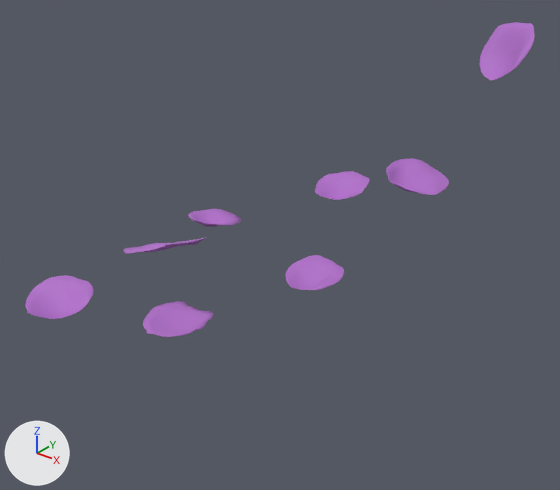
A saved change to the glTF model public/assets/petal.glb.
Rendered twice from a 50 mm camera at (12.81, -11.92, 10.92) aimed at (0.88, 2.99, 1.67). The lights are fixed; the arrows at lower left show +X, +Y and +Z. The picture after the commit comes second. Where no turn or scale is listed for an object, it has been applied to the vertices.

The first picture shows 'petal1', 'petal2', 'petal3', 'petal4', 'petal5', 'petal6', 'petal7', 'petal8'.
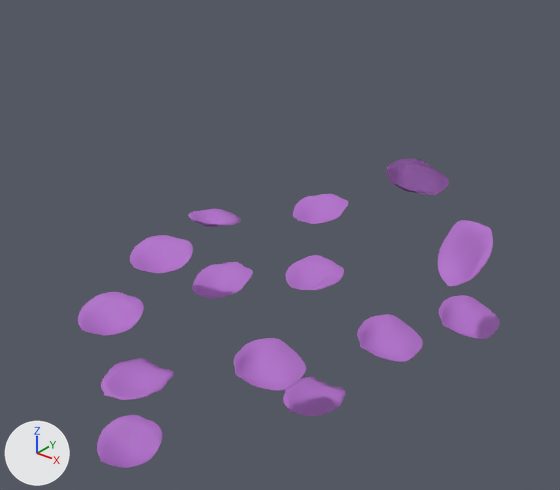
Where the change shows, as pixel boxes (x1, y1, x2, y2) in the pictures (560 x 490 px):
'petal8', moved: before (480, 22, 535, 80); after (438, 220, 493, 286)
'petal6', moved: before (25, 275, 93, 319); after (78, 292, 144, 335)
'petal1', moved: before (143, 301, 213, 337); after (101, 358, 174, 400)
'petal4', moved: before (386, 159, 449, 195); after (357, 314, 423, 362)
'petal4.001', added (purple): after (234, 338, 306, 390)
'petal6.001', added (purple): after (97, 415, 162, 468)
'petal5', moved: before (315, 171, 370, 200); after (293, 194, 348, 224)
'petal4.004', added (purple): after (439, 295, 500, 339)
'petal6.002', added (purple): after (130, 235, 193, 273)
'petal1.001', added (purple): after (283, 377, 346, 416)
'petal4.002', added (purple): after (386, 159, 449, 195)
'petal5.001', added (purple): after (192, 262, 253, 298)
'petal2', deleted (purple): before (123, 237, 207, 254)

Edits to the bpy script that builds the scene:
```text
Change ob_petal1:
    ob_petal1.location: (0.0, -0.1, 0.44) -> (-0.05, -1.57, -0.64)
Remove ob_petal2:
    ob_petal2 = bpy.data.objects.new('petal2', me_plane_002)
Change ob_petal4:
    ob_petal4.location: (3.09, 6.39, 3.14) -> (4.0, 3.88, -0.57)
Change ob_petal5:
    ob_petal5.location: (-0.49, 7.95, 1.61) -> (-0.64, 6.95, 1.07)
Change ob_petal6:
    ob_petal6.location: (-2.73, -1.88, 1.71) -> (-1.93, -0.89, 1.04)
Change ob_petal8:
    ob_petal8.location: (4.49, 8.19, 6.53) -> (5.45, 4.85, 2.06)
Add ob_petal6_002:
    ob_petal6_002 = bpy.data.objects.new('petal6.002', me_plane_016)  # 1089 vertices, 2048 faces; spans x -1.16..0.72, y -0.68..1.13, z -1.3..-0.79; in mat_material_009 (purple #b16ec9)
    ob_petal6_002.location = (-1.75, 0.92, 2.19)
Add ob_petal4_004:
    ob_petal4_004 = bpy.data.objects.new('petal4.004', me_plane_015)  # 2562 vertices, 5120 faces; spans x -0.86..0.73, y -0.87..0.93, z -0.26..0.26; in mat_material_008 (purple #b16ec9)
    ob_petal4_004.location = (5.12, 6.34, -0.64)
Add ob_petal5_001:
    ob_petal5_001 = bpy.data.objects.new('petal5.001', me_plane_013)  # 81 vertices, 128 faces; spans x -0.92..0.8, y -0.96..1.01, z -0.41..0.14; in mat_material_006 (purple #b16ec9)
    ob_petal5_001.location = (-1.56, 3.2, -0.28)
Add ob_petal4_002:
    ob_petal4_002 = bpy.data.objects.new('petal4.002', me_plane_012)  # 2562 vertices, 5120 faces; spans x -0.86..0.73, y -0.87..0.93, z -0.26..0.26; in mat_material_005 (purple #b16ec9)
    ob_petal4_002.location = (3.09, 6.39, 3.14)
Add ob_petal4_001:
    ob_petal4_001 = bpy.data.objects.new('petal4.001', me_plane_011)  # 2562 vertices, 5120 faces; spans x -0.86..0.73, y -0.87..0.93, z -0.26..0.26; in mat_material_004 (purple #b16ec9)
    ob_petal4_001.location = (2.44, 0.64, -0.34)
Add ob_petal1_001:
    ob_petal1_001 = bpy.data.objects.new('petal1.001', me_plane_010)  # 162 vertices, 320 faces; spans x -0.92..0.79, y -0.98..0.89, z -0.21..0.05; in mat_material_003 (purple #b16ec9)
    ob_petal1_001.location = (2.59, 2.41, -2.27)
Add ob_petal6_001:
    ob_petal6_001 = bpy.data.objects.new('petal6.001', me_plane_008)  # 1089 vertices, 2048 faces; spans x -1.16..0.72, y -0.68..1.13, z -1.3..-0.79; in mat_material_002 (purple #b16ec9)
    ob_petal6_001.location = (-0.6, -1.74, -2.08)
```
